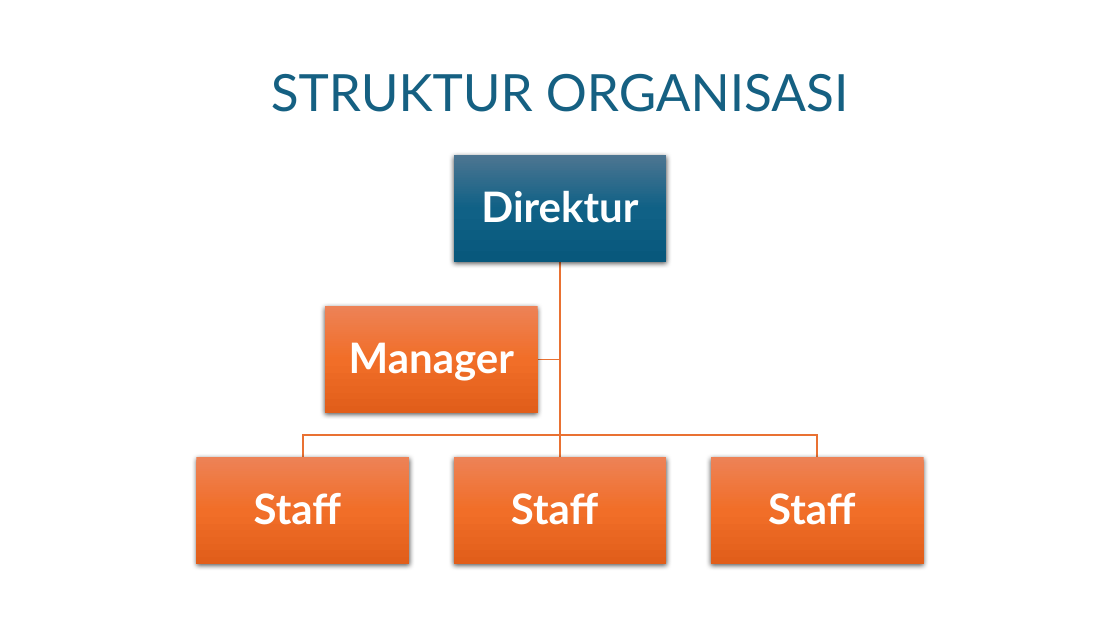
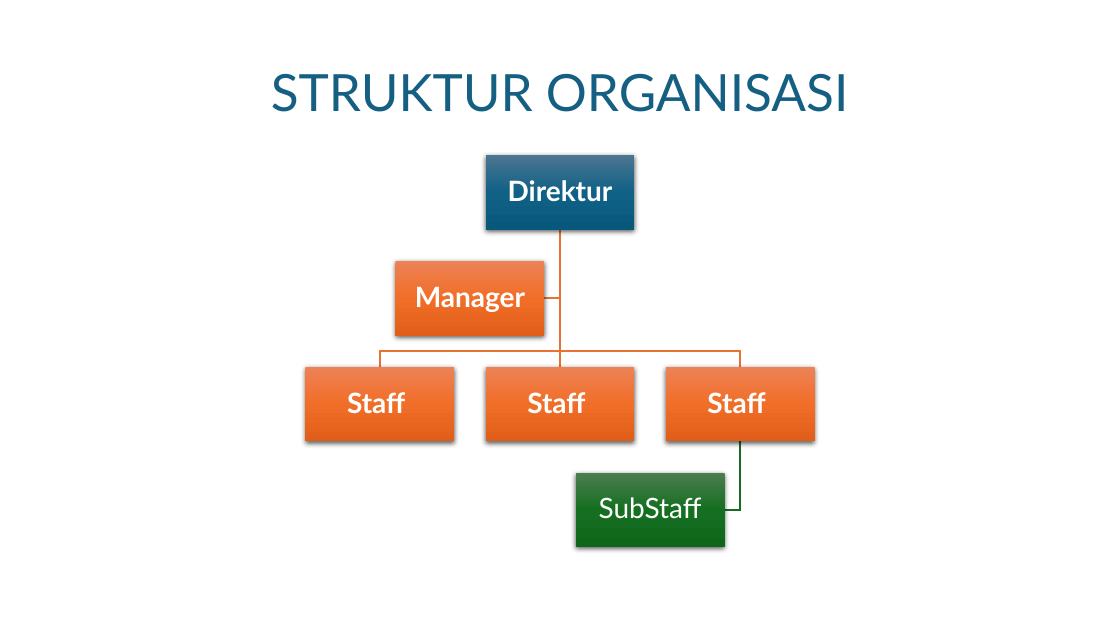
Before and after one commit to onysu/kursus, a slide deck: slide 1 of assets/files/Struktur-Organisasi.pptx. Drawn at 1120x630 pixels with LibreOffice and Linux fonts; fonts in the diff are those of the drawing. Boxes give left, top, right and bottom in pixels: in the first picture for what was removed or moved away, otherwise in the second. Text is boxed around its words. In the diff, an @@ line names an element or a change of style, - is before the commit and + after.

```diff
--- a/assets/files/Struktur-Organisasi.pptx
+++ b/assets/files/Struktur-Organisasi.pptx
@@ text "Direktur": place and size @@
-text "Direktur" at (481, 190, 638, 223)
+text "Direktur" at (508, 180, 613, 201)
@@ rectangle: place and size @@
-rectangle at (454, 155, 666, 262)
+rectangle at (486, 155, 634, 230)
@@ freeform shape: place and size @@
-freeform shape at (302, 262, 560, 458)
+freeform shape at (380, 230, 560, 367)
@@ freeform shape: place and size @@
-freeform shape at (538, 262, 560, 360)
+freeform shape at (556, 230, 565, 367)
@@ freeform shape: place and size @@
-freeform shape at (560, 262, 818, 458)
+freeform shape at (560, 230, 741, 367)
@@ text "Manager": place and size @@
-text "Manager" at (349, 342, 514, 381)
+text "Manager" at (415, 286, 525, 312)
@@ group added at (396, 230, 815, 548): 3 rectangles, 2 freeform shapes, 1 text @@
+SubStaff
@@ freeform shape removed at (556, 262, 565, 458) @@
@@ text "Staff": place and size @@
-text "Staff" at (254, 493, 341, 525)
+text "Staff" at (347, 392, 405, 413)
@@ rectangle: place and size @@
-rectangle at (325, 307, 538, 413)
+rectangle at (305, 367, 454, 442)
@@ text "Staff": place and size @@
-text "Staff" at (511, 493, 598, 525)
+text "Staff" at (527, 392, 585, 413)
@@ rectangle: place and size @@
-rectangle at (454, 458, 666, 565)
+rectangle at (486, 367, 634, 442)
@@ size 36 to 24 pt; less space between paragraphs in 5 elements at (508, 180, 613, 201), (415, 286, 525, 312), (527, 392, 585, 413), (347, 392, 405, 413), (707, 392, 765, 413) @@
@@ text "Staff": place and size @@
-text "Staff" at (768, 493, 855, 525)
+text "Staff" at (707, 392, 765, 413)
@@ rectangle removed at (197, 458, 409, 565) @@
@@ rectangle removed at (711, 458, 923, 565) @@
```
